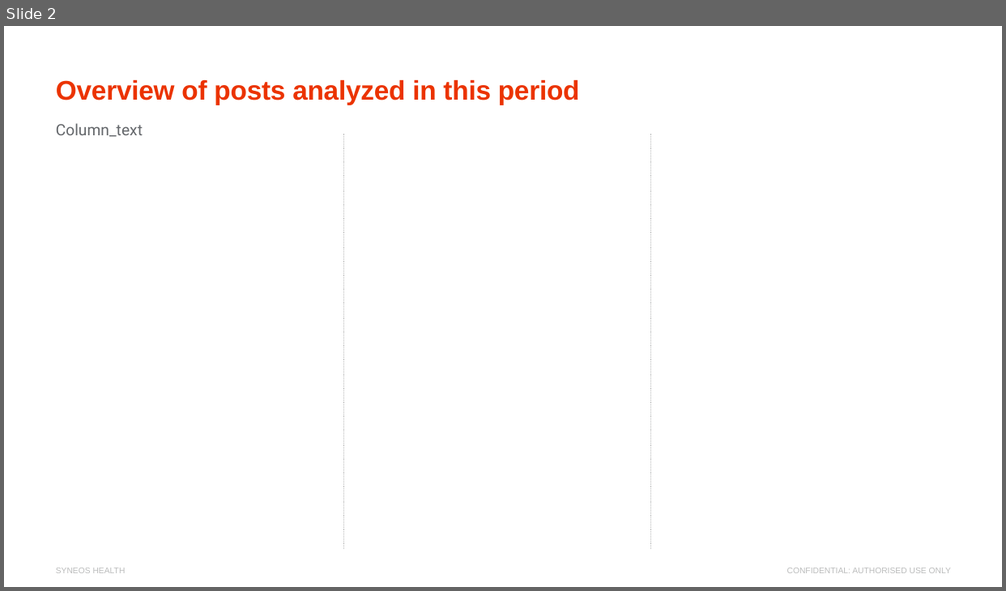
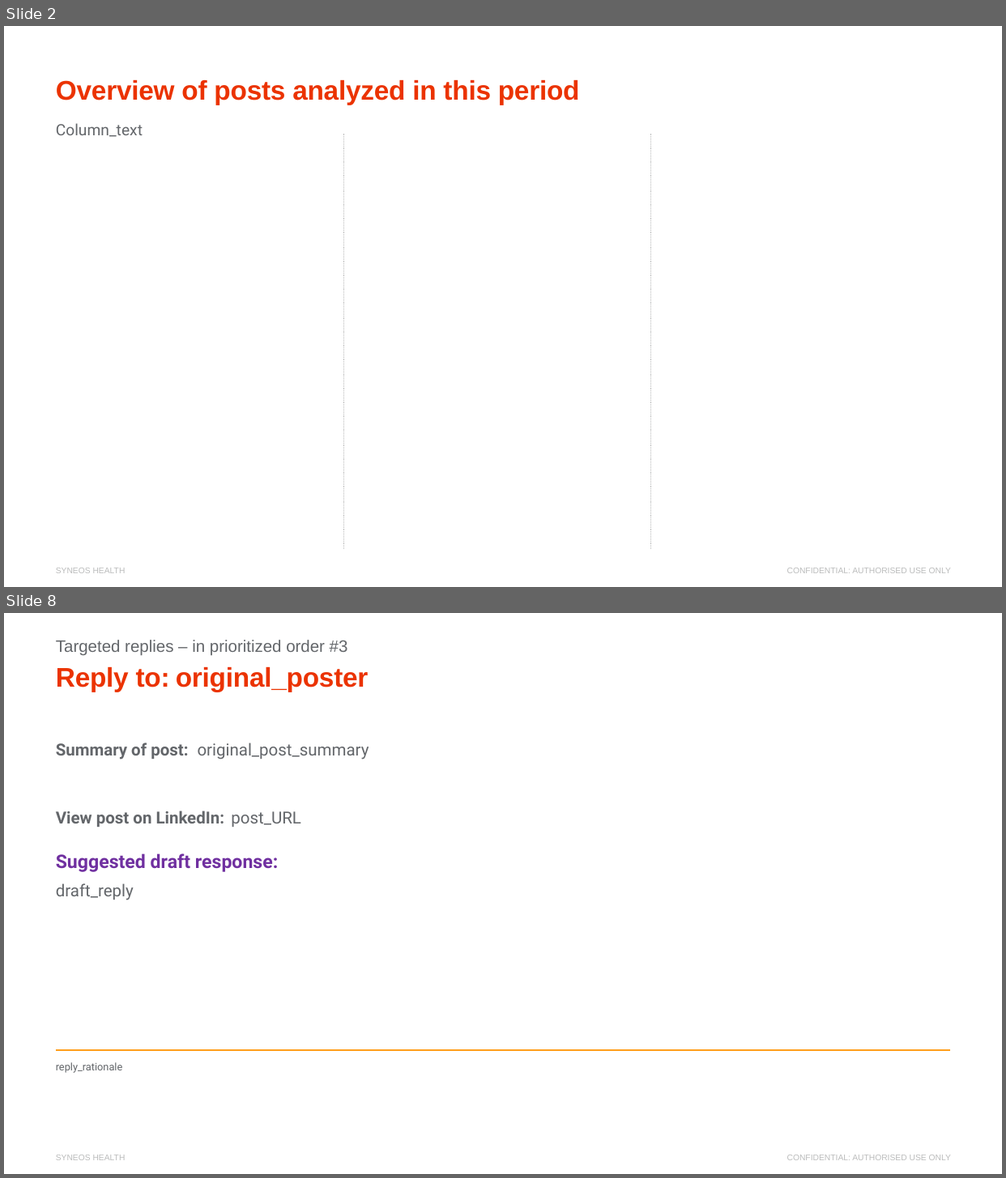
Before and after one commit to xpistos90210/templates, a slide deck: Linkedin_Master_Template.pptx. Shown one above the other, each under a label of ours: slide 2 before the commit, slides 2 and 8 after it; the slides between them are not shown. The pictures are 1006x591 and 1006x1178 pixels, drawn with LibreOffice and Linux fonts; fonts in the diff are those of the drawing; background and template pictures are left out. Boxes give left, top, right and bottom in pixels: in the first picture for what was removed or moved away, otherwise in the second. Text is boxed around its words. In the diff, an @@ line names an element or a change of style, - is before the commit and + after.

```diff
--- a/Linkedin_Master_Template.pptx
+++ b/Linkedin_Master_Template.pptx
@@ slide 8 added at bbox=[4, 613, 1002, 1174], background #FFFFFF; not listed: 2 template elements that a slide beside it also shows @@
@@ text added at bbox=[56, 640, 348, 656], 16 pt, text #63666A @@
+Targeted replies – in prioritized order #3
@@ title added at bbox=[56, 666, 170, 692], 26 pt, text #EB3300, bold @@
+Reply to:
@@ text added at bbox=[176, 666, 368, 692], 26 pt, text #EB3300, bold @@
+original_poster
@@ text added at bbox=[56, 743, 188, 760], 16 pt, text #63666A, bold @@
+Summary of post:
@@ text added at bbox=[198, 743, 369, 760], 16 pt, text #63666A @@
+original_post_summary
@@ text added at bbox=[56, 811, 224, 827], 16 pt, text #63666A, bold @@
+View post on LinkedIn:
@@ text added at bbox=[231, 811, 301, 827], 16 pt, text #63666A @@
+post_URL
@@ text added at bbox=[56, 854, 278, 872], 18 pt, text #7030A0, bold @@
+Suggested draft response:
@@ text added at bbox=[56, 884, 134, 901], 16 pt, text #63666A @@
+draft_reply
@@ text added at bbox=[56, 1063, 123, 1073], 10 pt, text #63666A @@
+reply_rationale
@@ line added from (56, 1050) to (950, 1050), #FF9E1B 1.75 pt @@
```
Also in this commit, not shown: 3 slides changed, 4 other slides added.
